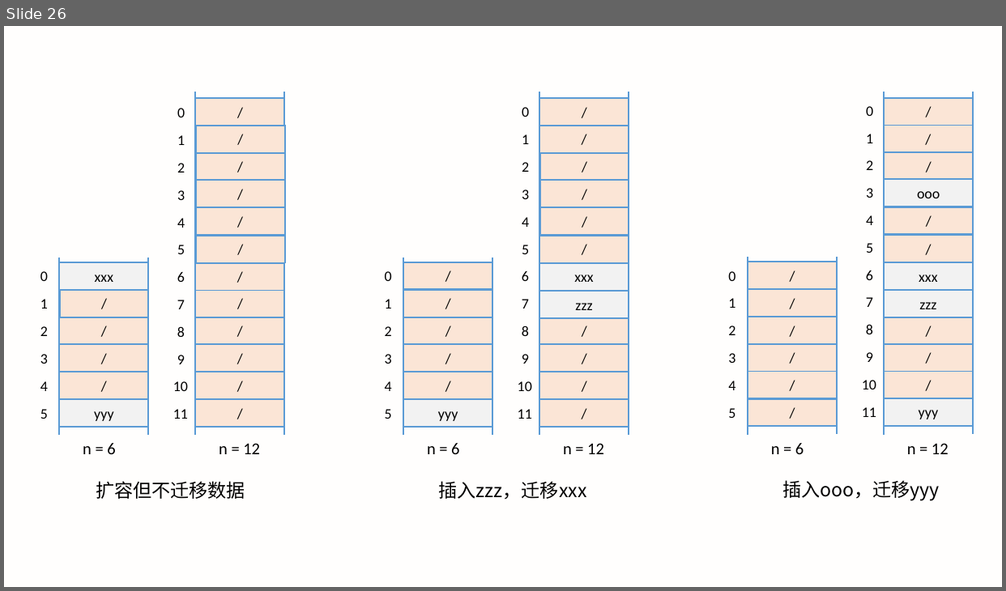
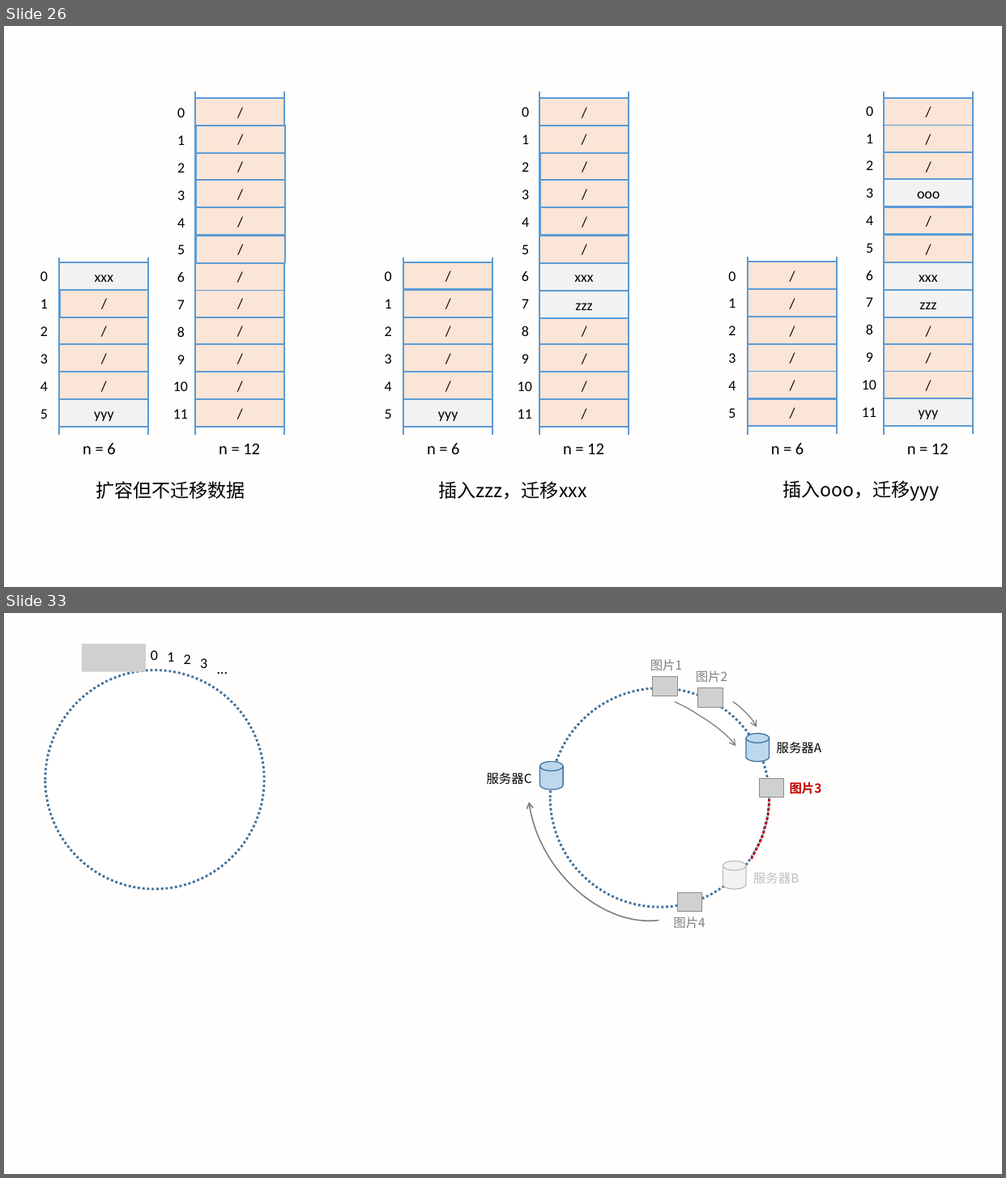
Before and after one commit to LXMAJS/Documents, a slide deck: ForceTree/数据结构和算法/数据结构与算法之美/Images/数据结构与算法之美_笔记配图.pptx. Shown one above the other, each under a label of ours: slide 26 before the commit, slides 26 and 33 after it; the slides between them are not shown. The pictures are 1006x591 and 1006x1178 pixels, drawn with LibreOffice and Linux fonts; fonts in the diff are those of the drawing; grey boxes stand for pictures; background and template pictures are left out. Boxes give left, top, right and bottom in pixels: in the first picture for what was removed or moved away, otherwise in the second. Text is boxed around its words. In the diff, an @@ line names an element or a change of style, - is before the commit and + after.

```diff
--- a/ForceTree/数据结构和算法/数据结构与算法之美/Images/数据结构与算法之美_笔记配图.pptx
+++ b/ForceTree/数据结构和算法/数据结构与算法之美/Images/数据结构与算法之美_笔记配图.pptx
@@ slide 33 added at <box>4,613,1002,1174</box>, background #FFF2CC at 4% opacity @@
@@ picture added at <box>82,644,146,672</box> @@
@@ text added at <box>151,650,158,660</box>, 14 pt, text #000000 @@
+0
@@ text added at <box>167,652,174,662</box>, 14 pt, text #000000 @@
+1
@@ text added at <box>184,654,191,664</box>, 14 pt, text #000000 @@
+2
@@ text added at <box>200,658,207,668</box>, 14 pt, text #000000 @@
+3
@@ text added at <box>209,656,236,681</box>, 14 pt, text #000000 @@
+...
@@ text added at <box>650,659,682,671</box>, 12 pt, text #808080 @@
+图片1
@@ ellipse added at <box>45,670,265,889</box>, fill #FFFFFF, outline #43739E 2.25 pt dashed @@
@@ picture added at <box>653,677,678,696</box> @@
@@ text added at <box>696,671,727,682</box>, 12 pt, text #808080 @@
+图片2
@@ ellipse added at <box>551,688,769,907</box>, fill #FFFFFF, outline #43739E 2.25 pt dashed @@
@@ freeform shape added at <box>671,702,739,746</box>, outline #808080 1 pt @@
@@ picture added at <box>698,688,722,707</box> @@
@@ freeform shape added at <box>731,701,759,727</box>, outline #808080 1 pt @@
@@ cylinder added at <box>746,734,769,762</box>, fill #BDD7EE, outline #43739E 1 pt @@
@@ text added at <box>777,742,822,754</box>, 12 pt, text #000000 @@
+服务器A
@@ text added at <box>487,773,532,785</box>, 12 pt, text #000000 @@
+服务器C
@@ cylinder added at <box>540,762,563,790</box>, fill #BDD7EE, outline #43739E 1 pt @@
@@ picture added at <box>760,778,784,798</box> @@
@@ text added at <box>790,782,822,794</box>, 12 pt, text #C00000, bold @@
+图片3
@@ curved arrow added from (659, 921) to (529, 802), #808080 1.25 pt @@
@@ freeform shape added at <box>751,799,769,859</box>, outline #C00000 2.25 pt dashed @@
@@ cylinder added at <box>722,862,746,890</box>, fill #F2F2F2, outline #BFBFBF 1 pt @@
@@ text added at <box>753,872,799,884</box>, 12 pt, text #BFBFBF @@
+服务器B
@@ picture added at <box>678,893,702,913</box> @@
@@ text added at <box>673,917,705,928</box>, 12 pt, text #808080 @@
+图片4
```
Also in this commit, not shown: 1 slide changed, 6 other slides added, 18 other files.
